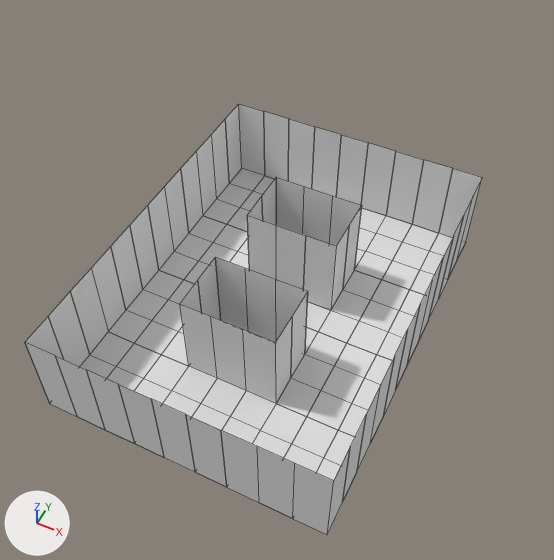
The Blender file SM_World.blend: old version first, new version second.
The view is the same before and after, from a camera (50 mm lens) standing at (14.2, -19.3, 38.8) and looking at (-1.1, 11.4, 0.5). The axes (+X, +Y, +Z) are drawn at lower left. The lights are the same throughout. Mesh edges are drawn as thin lines.

The first picture shows 'World', 'World.001'.
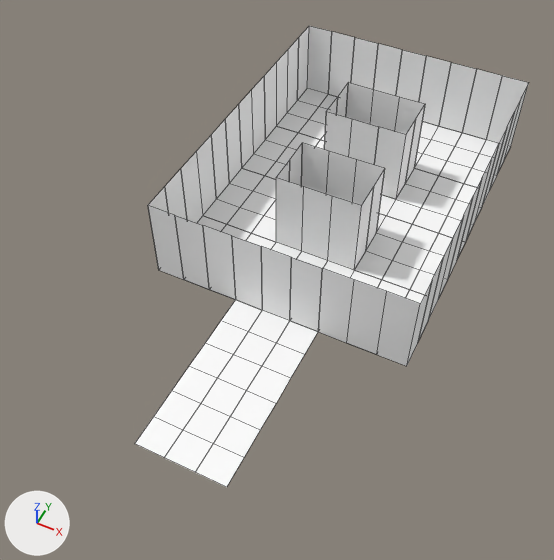
Changed parts and their boxes (x1, y1, x2, y2) in the pictures (554 x 560 px; the box of a moved part takes in the faces that stretch with it):
'World', deleted
    before: (25, 104, 482, 534)
'World.001', recoloured, reshaped
    before: (80, 169, 452, 481)
    after: (135, 89, 499, 487)
'Wall', added
    after: (148, 26, 529, 366)
part 1 of me_world_001, moved or reshaped
    before: (321, 366, 364, 404)
    after: (412, 208, 447, 233)
part 2 of me_world_001, moved or reshaped
    before: (352, 378, 380, 410)
    after: (439, 216, 461, 238)
part 3 of me_world_001, moved or reshaped
    before: (307, 391, 351, 430)
    after: (405, 169, 438, 191)
part 4 of me_world_001, moved or reshaped
    before: (261, 404, 306, 444)
    after: (396, 184, 430, 207)
part 5 of me_world_001, moved or reshaped
    before: (338, 404, 368, 437)
    after: (421, 192, 456, 216)
part 6 of me_world_001, moved or reshaped
    before: (324, 430, 355, 465)
    after: (448, 200, 469, 220)
part 7 of me_world_001, moved or reshaped
    before: (316, 458, 341, 481)
    after: (456, 184, 477, 203)
part 8 of me_world_001, moved or reshaped
    before: (292, 417, 338, 458)
    after: (430, 176, 463, 199)
part 9 of me_world_001, moved or reshaped
    before: (284, 444, 323, 473)
    after: (455, 133, 486, 154)
part 10 of me_world_001, moved or reshaped (not visible before)
    after: (479, 140, 499, 157)
part 11 of me_world_001, moved or reshaped (not visible before)
    after: (472, 154, 492, 172)
part 12 of me_world_001, moved or reshaped
    before: (253, 430, 291, 458)
    after: (447, 147, 479, 168)
part 13 of me_world_001, moved or reshaped
    before: (168, 280, 194, 304)
    after: (423, 140, 454, 161)
part 14 of me_world_001, moved or reshaped (not visible before)
    after: (431, 126, 462, 147)
part 15 of me_world_001, moved or reshaped
    before: (152, 300, 183, 332)
    after: (464, 169, 485, 188)
part 16 of me_world_001, moved or reshaped
    before: (143, 270, 183, 300)
    after: (439, 161, 472, 184)
part 17 of me_world_001, moved or reshaped
    before: (126, 290, 168, 321)
    after: (414, 154, 447, 176)
part 18 of me_world_001, moved or reshaped (not visible afterwards)
    before: (135, 321, 178, 354)
part 19 of me_world_001, moved or reshaped (not visible afterwards)
    before: (144, 355, 189, 391)
part 20 of me_world_001, moved or reshaped
    before: (108, 311, 151, 343)
    after: (414, 152, 422, 168)
part 21 of me_world_001, moved or reshaped (not visible afterwards)
    before: (135, 379, 171, 404)
part 22 of me_world_001, moved or reshaped (not visible afterwards)
    before: (117, 343, 161, 378)
part 23 of me_world_001, moved or reshaped
    before: (90, 332, 134, 366)
    after: (417, 137, 431, 154)
part 24 of me_world_001, moved or reshaped
    before: (107, 366, 144, 391)
    after: (420, 122, 439, 140)

What changed in the scene script:
```text
Change mat_materialfloor:
    mat_materialfloor.base_color: (0.8, 0.8, 0.8) -> (1.0, 1.0, 1.0)  # white #e7e7e7 -> white #ffffff
Change mat_materialwall:
    mat_materialwall.base_color: (0.8, 0.8, 0.8) -> (1.0, 1.0, 1.0)  # white #e7e7e7 -> white #ffffff
Change me_world_001:
    remove me_world_001.from_pydata(...)  # 384 vertices, 96 faces; spans x -9.0..9.0, y -3.0..21.0, z 0.0
    add me_world_001.from_pydata(...)  # 456 vertices, 114 faces; spans x -9.0..9.0, y -3.0..33.0, z 0.0
    me_world_001 part 1: the loose piece of 4 vertices spanning x 5.0..7.0, y 5.0..7.0, z 0.0 is moved by (0.0, 16.0, 0.0)
    me_world_001 part 2: the loose piece of 4 vertices spanning x 7.0..9.0, y 5.0..7.0, z 0.0 is moved by (0.0, 16.0, 0.0)
    me_world_001 part 3: the loose piece of 4 vertices spanning x 5.0..7.0, y 3.0..5.0, z 0.0 is moved by (-2.0, 22.0, 0.0)
    me_world_001 part 4: the loose piece of 4 vertices spanning x 3.0..5.0, y 1.0..3.0, z 0.0 is moved by (0.0, 22.0, 0.0)
    me_world_001 part 5: the loose piece of 4 vertices spanning x 7.0..9.0, y 3.0..5.0, z 0.0 is moved by (-2.0, 20.0, 0.0)
    me_world_001 part 6: the loose piece of 4 vertices spanning x 7.0..9.0, y 1.0..3.0, z 0.0 is moved by (0.0, 22.0, 0.0)
    me_world_001 part 7: the loose piece of 4 vertices spanning x 7.0..9.0, y -1.0..1.0, z 0.0 is moved by (0.0, 26.0, 0.0)
    me_world_001 part 8: the loose piece of 4 vertices spanning x 5.0..7.0, y 1.0..3.0, z 0.0 is moved by (0.0, 24.0, 0.0)
    me_world_001 part 9: the loose piece of 4 vertices spanning x 5.0..7.0, y -1.0..1.0, z 0.0 is moved by (0.0, 32.0, 0.0)
    me_world_001 part 10: the loose piece of 4 vertices spanning x 7.0..9.0, y -3.0..-1.0, z 0.0 is moved by (0.0, 34.0, 0.0)
    me_world_001 part 11: the loose piece of 4 vertices spanning x 5.0..7.0, y -3.0..-1.0, z 0.0 is moved by (2.0, 32.0, 0.0)
    me_world_001 part 12: the loose piece of 4 vertices spanning x 3.0..5.0, y -1.0..1.0, z 0.0 is moved by (2.0, 30.0, 0.0)
    me_world_001 part 13: the loose piece of 4 vertices spanning x -7.0..-5.0, y 7.0..9.0, z 0.0 is moved by (10.0, 22.0, 0.0)
    me_world_001 part 14: the loose piece of 4 vertices spanning x 3.0..5.0, y -3.0..-1.0, z 0.0 is moved by (0.0, 34.0, 0.0)
    me_world_001 part 15: the loose piece of 4 vertices spanning x -7.0..-5.0, y 5.0..7.0, z 0.0 is moved by (14.0, 22.0, 0.0)
    me_world_001 part 16: the loose piece of 4 vertices spanning x -9.0..-7.0, y 7.0..9.0, z 0.0 is moved by (14.0, 20.0, 0.0)
    me_world_001 part 17: the loose piece of 4 vertices spanning x -9.0..-7.0, y 5.0..7.0, z 0.0 is moved by (12.0, 22.0, 0.0)
    me_world_001 part 18: the loose piece of 4 vertices spanning x -7.0..-5.0, y 3.0..5.0, z 0.0 is moved by (4.0, 24.0, 0.0)
    me_world_001 part 19: the loose piece of 4 vertices spanning x -5.0..-3.0, y 1.0..3.0, z 0.0 is moved by (4.0, 26.0, 0.0)
    me_world_001 part 20: the loose piece of 4 vertices spanning x -9.0..-7.0, y 3.0..5.0, z 0.0 is moved by (10.0, 24.0, 0.0)
    me_world_001 part 21: the loose piece of 4 vertices spanning x -5.0..-3.0, y -1.0..1.0, z 0.0 is moved by (2.0, 32.0, 0.0)
    me_world_001 part 22: the loose piece of 4 vertices spanning x -7.0..-5.0, y 1.0..3.0, z 0.0 is moved by (4.0, 28.0, 0.0)
    me_world_001 part 23: the loose piece of 4 vertices spanning x -9.0..-7.0, y 1.0..3.0, z 0.0 is moved by (10.0, 28.0, 0.0)
    me_world_001 part 24: the loose piece of 4 vertices spanning x -7.0..-5.0, y -1.0..1.0, z 0.0 is moved by (8.0, 32.0, 0.0)
    me_world_001 part 25: the loose piece of 4 vertices spanning x -9.0..-7.0, y -1.0..1.0, z 0.0 is moved by (2.0, 32.0, 0.0)
    me_world_001 part 26: the loose piece of 4 vertices spanning x -7.0..-5.0, y 19.0..21.0, z 0.0 is copied, and the copy is moved by (0.0, 10.0, 0.0); it spans x -7.0..-5.0, y 29.0..31.0, z 0.0
    me_world_001 part 27: 6 vertices moved from x -5.0..5.0, y 5.0..17.0, z 0.0 to x -1.0..1.0, y 5.0..13.0, z 0.0; 36 vertices removed from x -5.0..9.0, y 3.0..19.0, z 0.0; 100 vertices added at x -9.0..5.0, y 3.0..33.0, z 0.0
Remove ob_world:
    ob_world = bpy.data.objects.new('World', me_world)
Add ob_wall:
    ob_wall = bpy.data.objects.new('Wall', me_world_1)  # 248 vertices, 62 faces; spans x -9.0..9.0, y 9.0..33.0, z 0.0..6.0; in mat_materialwall (its picture is missing)
    ob_wall.location = (0.0, 0.0, 0.0)
```
